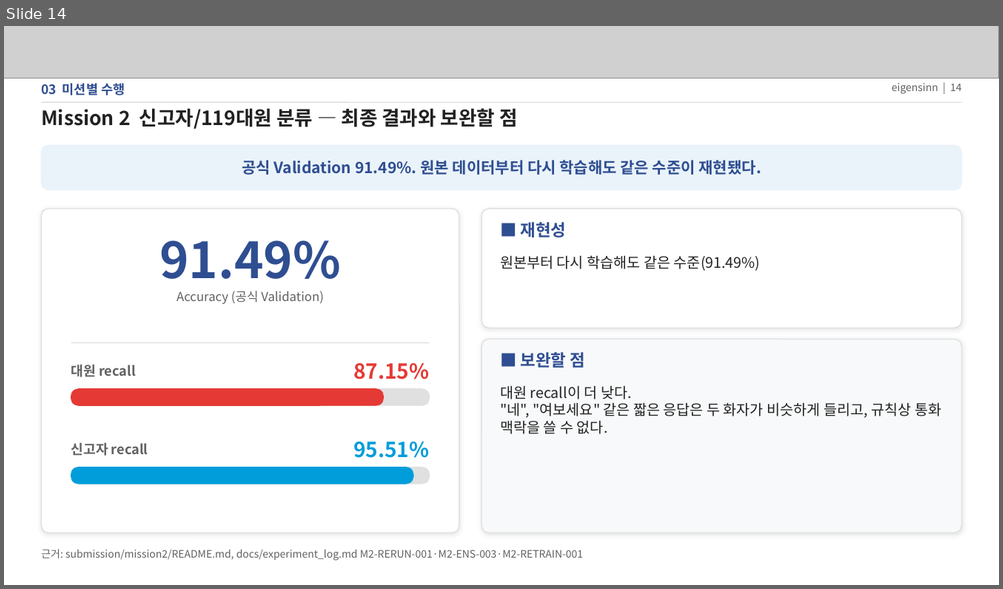
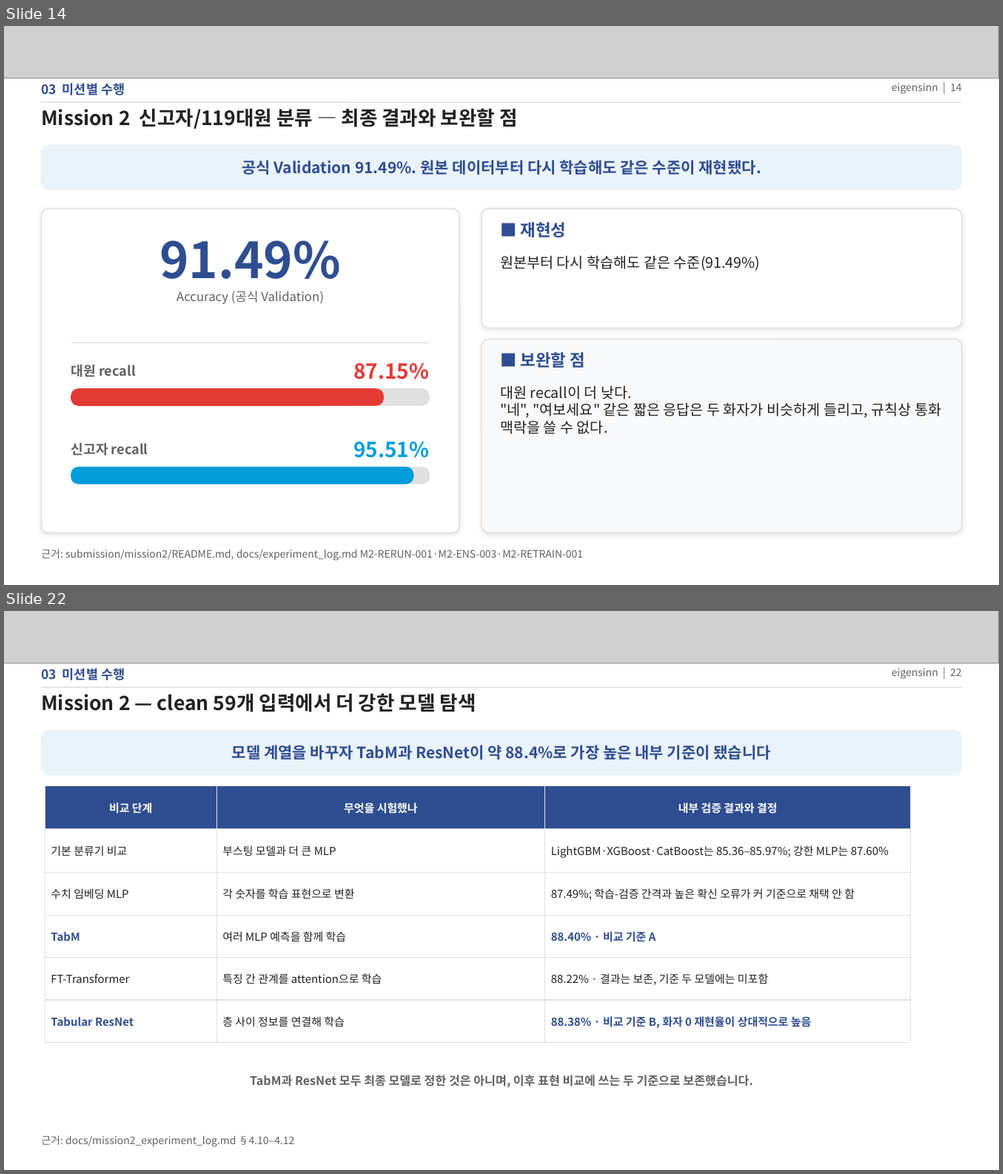
Before and after one commit to eigensinn-dcc2026/prelim, a slide deck: ppt/DCC2026_예선_결과정리.pptx. Shown one above the other, each under a label of ours: slide 14 before the commit, slides 14 and 22 after it; the slides between them are not shown. The pictures are 1003x589 and 1003x1174 pixels, drawn with LibreOffice and Linux fonts; fonts in the diff are those of the drawing; grey boxes stand for pictures. Boxes give left, top, right and bottom in pixels: in the first picture for what was removed or moved away, otherwise in the second. Text is boxed around its words. In the diff, an @@ line names an element or a change of style, - is before the commit and + after.

Commit message:
docs: 예선 결과 PPT 최신 통합본 반영

```diff
--- a/ppt/DCC2026_예선_결과정리.pptx
+++ b/ppt/DCC2026_예선_결과정리.pptx
@@ slide 22 added at (4, 611, 999, 1170), background #FFFFFF @@
@@ picture added at (4, 611, 999, 664) @@
@@ text added at (41, 668, 125, 681), 12.5 pt, text #2F4E91, bold @@
+03 미션별 수행
@@ text added at (891, 668, 962, 679), 10 pt, text #616161 @@
+eigensinn | 22
@@ line added from (41, 687) to (962, 687), #E0E0E0 1 pt @@
@@ text added at (41, 693, 476, 712), 19 pt, text #212121, bold @@
+Mission 2 — clean 59개 입력에서 더 강한 모델 탐색
@@ rounded rectangle added at (41, 730, 962, 775), fill #EAF3FA, outline #EAF3FA 1 pt @@
@@ text added at (232, 745, 771, 760), 15 pt, text #2F4E91, bold @@
+모델 계열을 바꾸자 TabM과 ResNet이 약 88.4%로 가장 높은 내부 기준이 됐습니다
@@ table added at (45, 786, 910, 1031), 6 rows, 3 columns @@
+비교 단계 | 무엇을 시험했나 | 내부 검증 결과와 결정
+기본 분류기 비교 | 부스팅 모델과 더 큰 MLP | LightGBM·XGBoost·CatBoost는 85.36–85.97%; 강한 MLP는 87.60%
+수치 임베딩 MLP | 각 숫자를 학습 표현으로 변환 | 87.49%; 학습-검증 간격과 높은 확신 오류가 커 기준으로 채택 안 함
+TabM | 여러 MLP 예측을 함께 학습 | 88.40% · 비교 기준 A
+FT-Transformer | 특징 간 관계를 attention으로 학습 | 88.22% · 결과는 보존, 기준 두 모델에는 미포함
+Tabular ResNet | 층 사이 정보를 연결해 학습 | 88.38% · 비교 기준 B, 화자 0 재현율이 상대적으로 높음
@@ text added at (250, 1075, 752, 1088), 11.5 pt, text #616161, bold @@
+TabM과 ResNet 모두 최종 모델로 정한 것은 아니며, 이후 표현 비교에 쓰는 두 기준으로 보존했습니다.
@@ text added at (41, 1136, 295, 1147), 10 pt, text #616161 @@
+근거: docs/mission2_experiment_log.md §4.10–4.12
```
Also in this commit, not shown: 9 slides changed, 13 other slides added.
